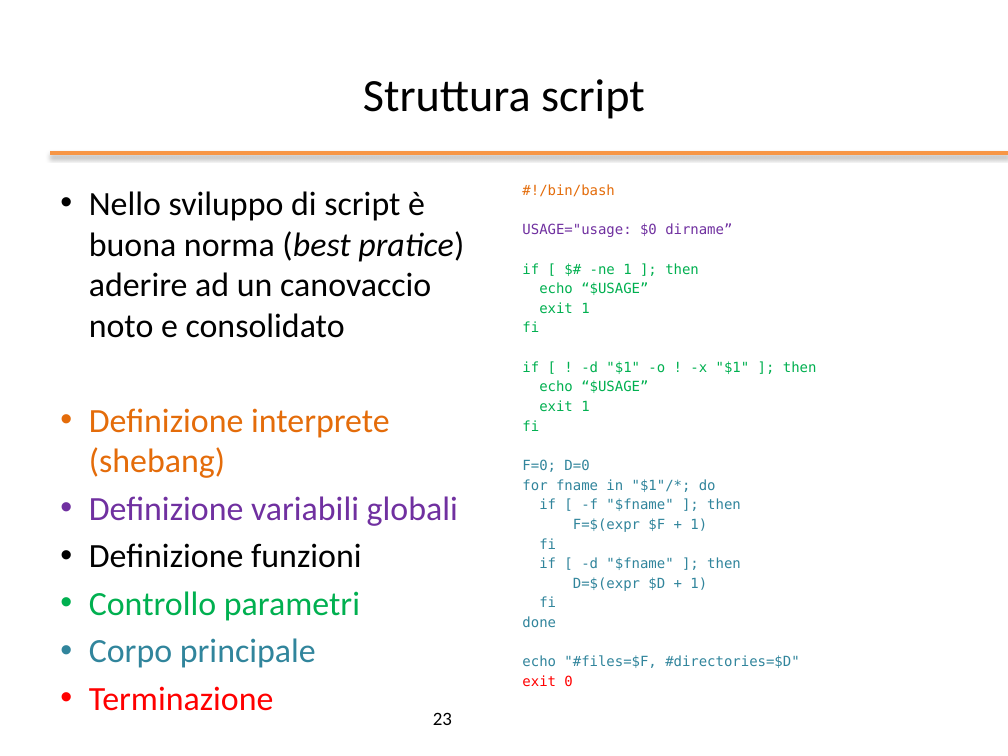
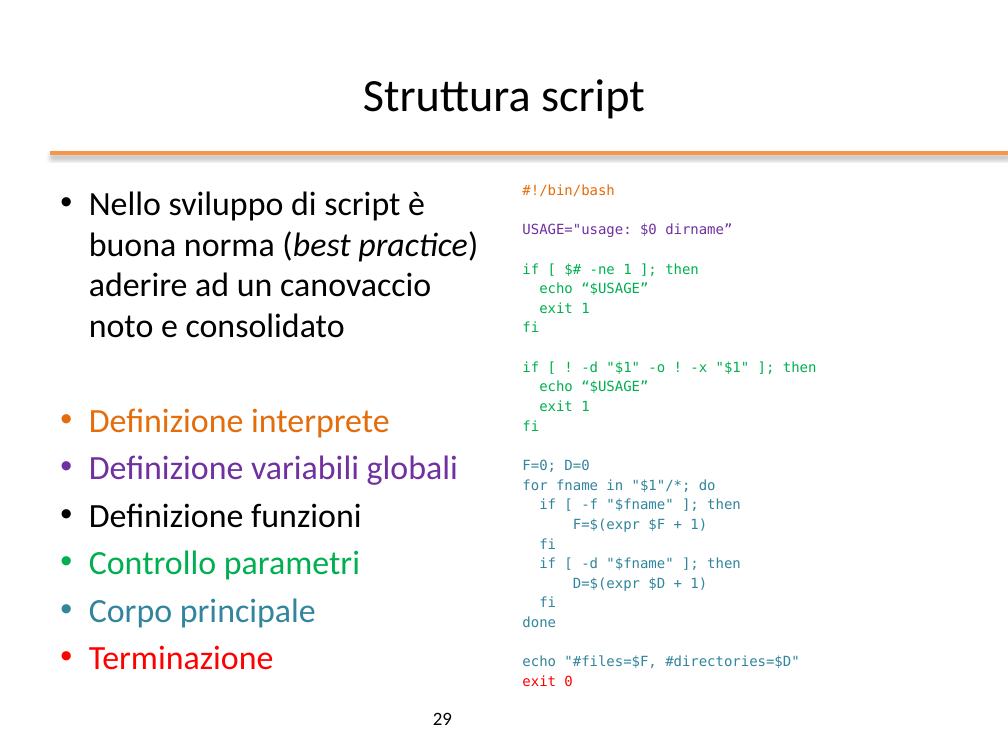
Before and after one commit to nbicocchi/operatingsystemsbsc, a slide deck: slide 29 of slides/ppt/03_Bash Scripting.pptx (slide 23 before the commit). Drawn at 1008x756 pixels with LibreOffice and Linux fonts; fonts in the diff are those of the drawing; background and template pictures are left out. Boxes give left, top, right and bottom in pixels: in the first picture for what was removed or moved away, otherwise in the second. Text is boxed around its words. In the diff, an @@ line names an element or a change of style, - is before the commit and + after.

```diff
--- a/slides/ppt/03_Bash Scripting.pptx
+++ b/slides/ppt/03_Bash Scripting.pptx
@@ text at [89,191,478,438]: text changed @@
-• Nello sviluppo di script è buona norma (best pratice) aderire ad un canovaccio noto e consolidato
-• Definizione interprete (shebang)
+• Nello sviluppo di script è buona norma (best practice) aderire ad un canovaccio noto e consolidato
+• Definizione interprete
@@ page number at [433,712,452,725]: text changed @@
-23
+29
```
Also in this commit, not shown: 14 other slides changed, 7 slides added, 1 slide removed, 2 other files.
